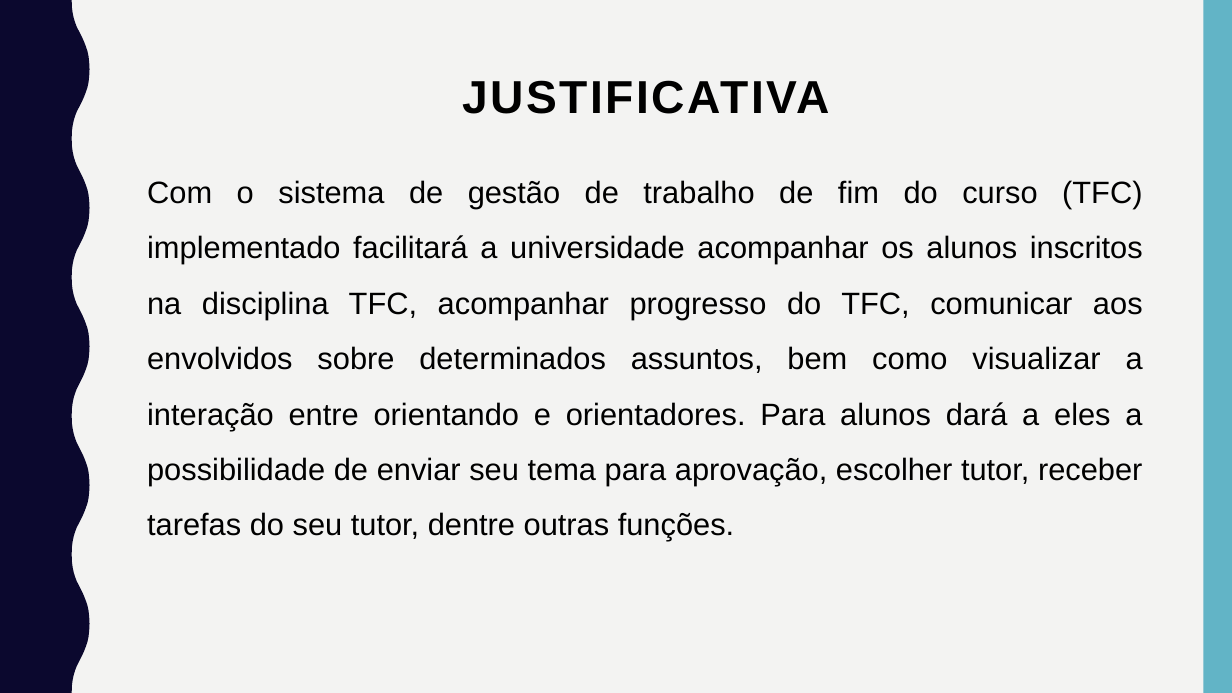
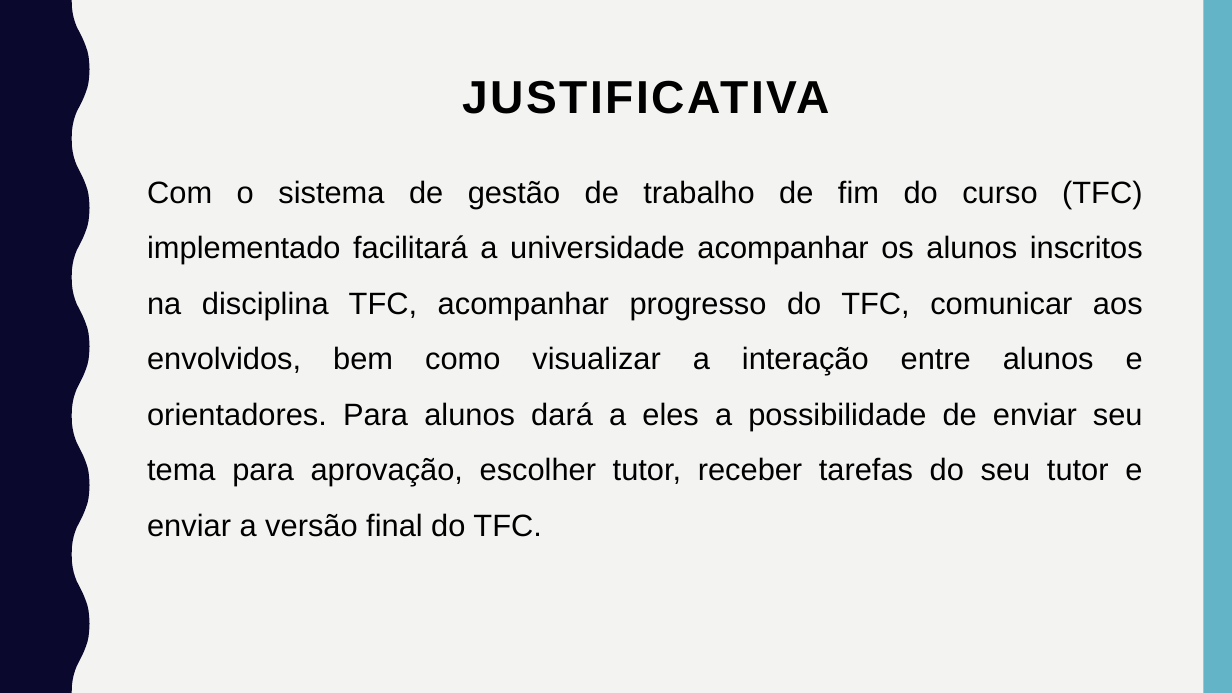
Before and after one commit to adilson-youtube/Relatorio_Sistema_Gestao_TCC, a slide deck: slide 7 of Apresentação/TFC.pptx (slide 8 before the commit). Drawn at 1232x693 pixels with LibreOffice and Linux fonts; fonts in the diff are those of the drawing. Boxes give left, top, right and bottom in pixels: in the first picture for what was removed or moved away, otherwise in the second. Text is boxed around its words. In the diff, an @@ line names an element or a change of style, - is before the commit and + after.

```diff
--- a/Apresentação/TFC.pptx
+++ b/Apresentação/TFC.pptx
@@ text at bbox=[147, 180, 1143, 537]: text changed @@
-Com o sistema de gestão de trabalho de fim do curso (TFC) implementado facilitará a universidade acompanhar os alunos inscritos na disciplina TFC, acompanhar progresso do TFC, comunicar aos envolvidos sobre determinados assuntos, bem como visualizar a interação entre orientando e orientadores. Para alunos dará a eles a possibilidade de enviar seu tema para aprovação, escolher tutor, receber tarefas do seu tutor, dentre outras funções.
+Com o sistema de gestão de trabalho de fim do curso (TFC) implementado facilitará a universidade acompanhar os alunos inscritos na disciplina TFC, acompanhar progresso do TFC, comunicar aos envolvidos, bem como visualizar a interação entre alunos e orientadores. Para alunos dará a eles a possibilidade de enviar seu tema para aprovação, escolher tutor, receber tarefas do seu tutor e enviar a versão final do TFC.
```
Also in this commit, not shown: 7 other slides changed, 4 slides added, 4 slides removed, 23 other files.
